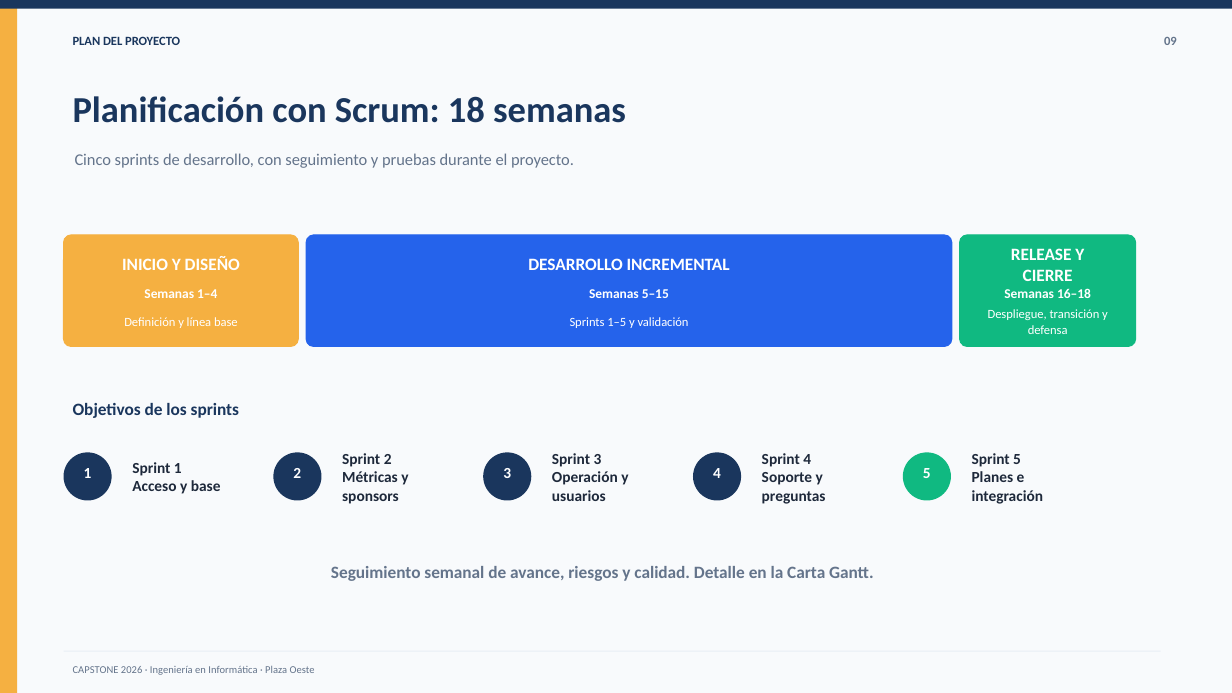
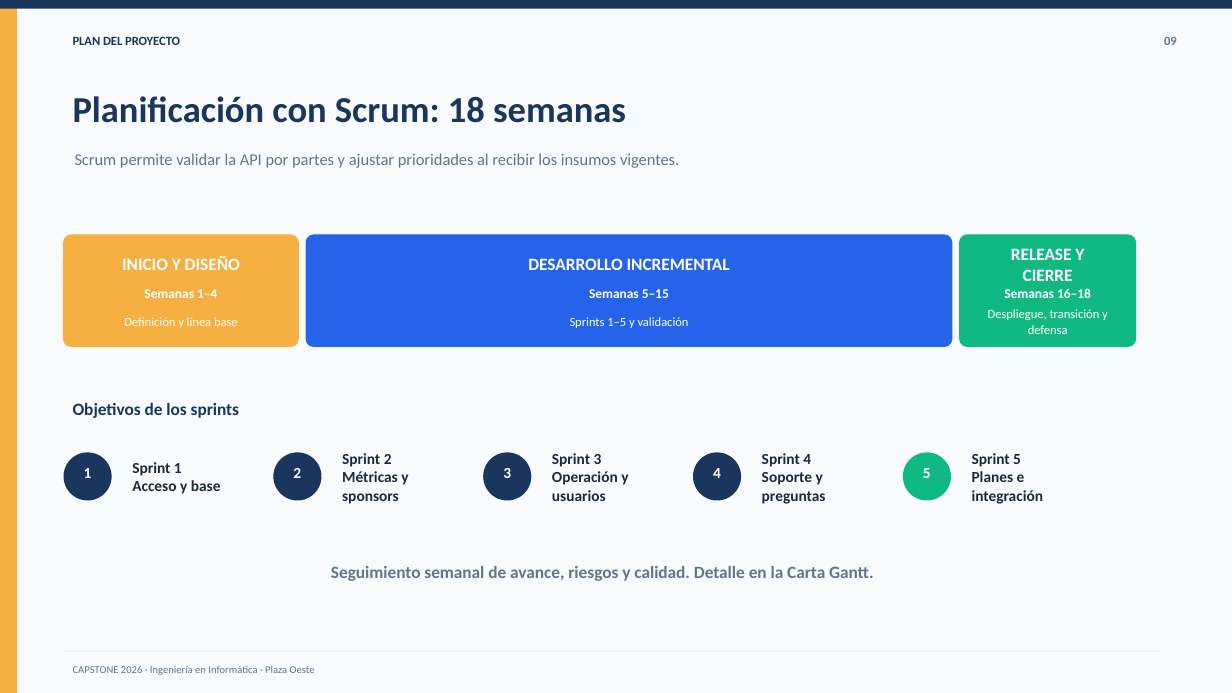
Before and after one commit to tsddds/Capstone_Aprueba-Administracion_Grupo8, a slide deck: slide 9 of Fase1/Evidencias_grupales/02_Presentacion_Proyecto_Fase1_Aprueba_Administracion.pptx. Drawn at 1232x693 pixels with LibreOffice and Linux fonts; fonts in the diff are those of the drawing. Boxes give left, top, right and bottom in pixels: in the first picture for what was removed or moved away, otherwise in the second. Text is boxed around its words. In the diff, an @@ line names an element or a change of style, - is before the commit and + after.

```diff
--- a/Fase1/Evidencias_grupales/02_Presentacion_Proyecto_Fase1_Aprueba_Administracion.pptx
+++ b/Fase1/Evidencias_grupales/02_Presentacion_Proyecto_Fase1_Aprueba_Administracion.pptx
@@ text at (x1=75, y1=153, x2=679, y2=168): text changed @@
-Cinco sprints de desarrollo, con seguimiento y pruebas durante el proyecto.
+Scrum permite validar la API por partes y ajustar prioridades al recibir los insumos vigentes.
```
Also in this commit, not shown: 2 other slides changed, 32 other files.
